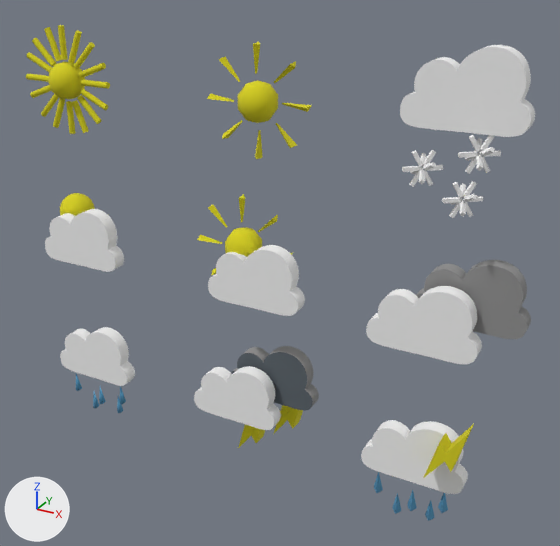
The glTF model thunderstorm.glb, before and after one commit.
Both versions are drawn from a 50 mm lens placed at (113.7, -222.7, 158.3), pointed at (36.7, -82.7, 88.3). Lighting does not change. The marker at lower left points along +X, +Y and +Z. Where no turn or scale is listed for an object, it has been applied to the vertices.

Before the edit, the objects in view are built like this:
```python
ob_cloud_cloud_0 = bpy.data.objects.new('cloud_cloud_0', me_cloud_cloud_0)
ob_cloud_cloud_0.location = (-15.9, -90.7, 84.2)
ob_cloudly_cloudly_0 = bpy.data.objects.new('cloudly_cloudly_0', me_cloudly_cloudly_0)
ob_cloudly_cloudly_0.location = (72.3, -90.7, 83.1)
ob_lighting_lighting_0 = bpy.data.objects.new('lighting_lighting_0', me_lighting_lighting_0)
ob_lighting_lighting_0.location = (37.9, -79.0, 49.6)
ob_rain_rain_0 = bpy.data.objects.new('rain_rain_0', me_rain_rain_0)
ob_rain_rain_0.location = (-15.6, -90.7, 51.9)
ob_snow_snow_0 = bpy.data.objects.new('snow_snow_0', me_snow_snow_0)
ob_snow_snow_0.location = (80.6, -91.3, 123.2)
ob_sun_2_sun_2_3_0 = bpy.data.objects.new('sun_2_sun_2.3_0', me_sun_2_sun_2_3_0)
ob_sun_2_sun_2_3_0.location = (33.2, -85.6, 135.3)
ob_sun_3_sun_3_0 = bpy.data.objects.new('sun_3_sun_3_0', me_sun_3_sun_3_0)
ob_sun_3_sun_3_0.location = (-22.1, -82.8, 93.4)
ob_sun_cloud_sun_cloud_0 = bpy.data.objects.new('sun_cloud_sun&cloud_0', me_sun_cloud_sun_cloud_0)
ob_sun_cloud_sun_cloud_0.location = (29.1, -85.6, 102.9)
ob_sun_sun_1_0 = bpy.data.objects.new('sun_sun.1_0', me_sun_sun_1_0)
ob_sun_sun_1_0.location = (-18.3, -85.6, 135.3)
# also in view: 'rain_lighting_rain&lighting_0' at (73.5, -90.7, 53.8)
```
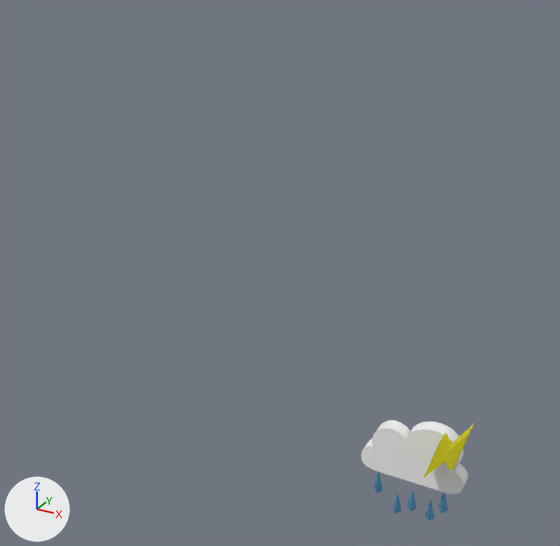
The newer file is also turned or shifted as a whole; pictures and numbers use the older file's frame.

Location of each change, (x1, y1, x2, y2) in pixels of the pictures (560 x 546 px):
'cloudly_cloudly_0', deleted
    before: (366, 260, 531, 364)
'snow_snow_0', deleted
    before: (400, 45, 535, 218)
'lighting_lighting_0', deleted
    before: (194, 346, 319, 448)
'sun_cloud_sun&cloud_0', deleted
    before: (197, 194, 305, 316)
'sun_sun.1_0', deleted (yellow)
    before: (26, 25, 110, 134)
'cloud_cloud_0', deleted
    before: (45, 209, 124, 272)
'rain_rain_0', deleted
    before: (60, 327, 135, 413)
'sun_2_sun_2.3_0', deleted (yellow)
    before: (207, 41, 312, 159)
'sun_3_sun_3_0', deleted (yellow)
    before: (60, 193, 95, 216)

The change, as a list of edits to the scene's bpy script:
```text
Remove ob_cloud_cloud_0:
    ob_cloud_cloud_0 = bpy.data.objects.new('cloud_cloud_0', me_cloud_cloud_0)
    ob_cloud_cloud_0.location = (-15.9, -90.7, 84.2)
Remove ob_cloudly_cloudly_0:
    ob_cloudly_cloudly_0 = bpy.data.objects.new('cloudly_cloudly_0', me_cloudly_cloudly_0)
    ob_cloudly_cloudly_0.location = (72.3, -90.7, 83.1)
Remove ob_lighting_lighting_0:
    ob_lighting_lighting_0 = bpy.data.objects.new('lighting_lighting_0', me_lighting_lighting_0)
    ob_lighting_lighting_0.location = (37.9, -79.0, 49.6)
Remove ob_rain_rain_0:
    ob_rain_rain_0 = bpy.data.objects.new('rain_rain_0', me_rain_rain_0)
    ob_rain_rain_0.location = (-15.6, -90.7, 51.9)
Remove ob_snow_snow_0:
    ob_snow_snow_0 = bpy.data.objects.new('snow_snow_0', me_snow_snow_0)
    ob_snow_snow_0.location = (80.6, -91.3, 123.2)
Remove ob_sun_sun_1_0:
    ob_sun_sun_1_0 = bpy.data.objects.new('sun_sun.1_0', me_sun_sun_1_0)
    ob_sun_sun_1_0.location = (-18.3, -85.6, 135.3)
Remove ob_sun_2_sun_2_3_0:
    ob_sun_2_sun_2_3_0 = bpy.data.objects.new('sun_2_sun_2.3_0', me_sun_2_sun_2_3_0)
    ob_sun_2_sun_2_3_0.location = (33.2, -85.6, 135.3)
Remove ob_sun_3_sun_3_0:
    ob_sun_3_sun_3_0 = bpy.data.objects.new('sun_3_sun_3_0', me_sun_3_sun_3_0)
    ob_sun_3_sun_3_0.location = (-22.1, -82.8, 93.4)
Remove ob_sun_cloud_sun_cloud_0:
    ob_sun_cloud_sun_cloud_0 = bpy.data.objects.new('sun_cloud_sun&cloud_0', me_sun_cloud_sun_cloud_0)
    ob_sun_cloud_sun_cloud_0.location = (29.1, -85.6, 102.9)
```
